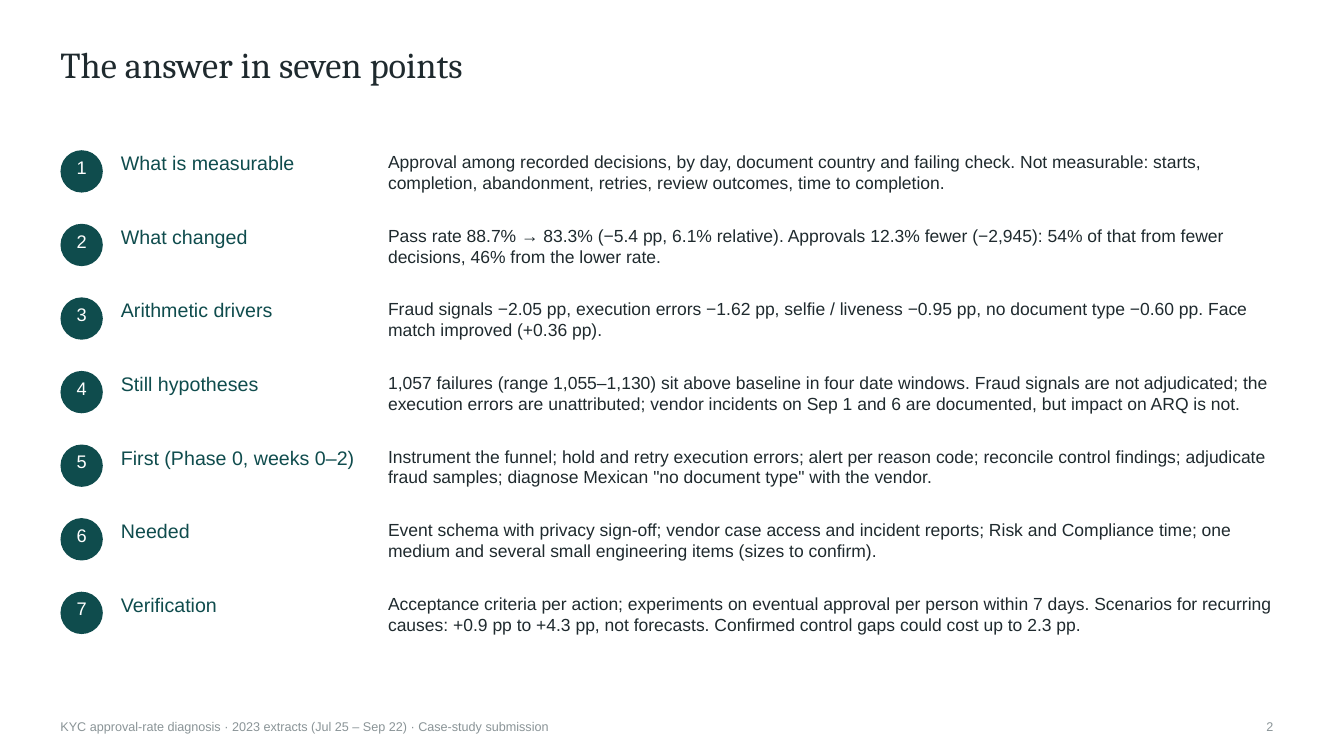
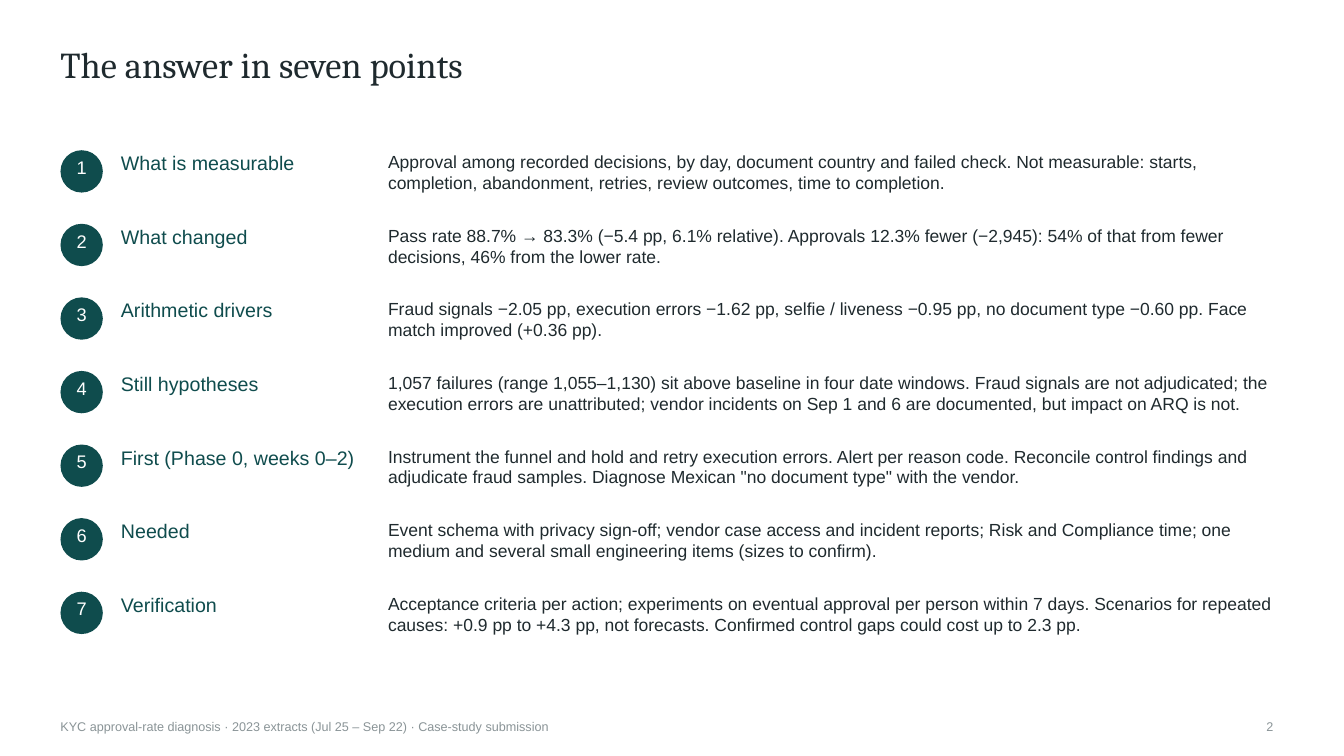
Before and after one commit to prosolkin/arq-kyc, a slide deck: slide 2 of analysis/export/kyc-approval-deck.pptx. Drawn at 1344x756 pixels with LibreOffice and Linux fonts; fonts in the diff are those of the drawing. Boxes give left, top, right and bottom in pixels: in the first picture for what was removed or moved away, otherwise in the second. Text is boxed around its words. In the diff, an @@ line names an element or a change of style, - is before the commit and + after.

```diff
--- a/analysis/export/kyc-approval-deck.pptx
+++ b/analysis/export/kyc-approval-deck.pptx
@@ text at (388, 155, 1197, 193): text changed @@
-Approval among recorded decisions, by day, document country and failing check. Not measurable: starts, completion, abandonment, retries, review outcomes, time to completion.
+Approval among recorded decisions, by day, document country and failed check. Not measurable: starts, completion, abandonment, retries, review outcomes, time to completion.
@@ text at (388, 450, 1247, 487): text changed @@
-Instrument the funnel; hold and retry execution errors; alert per reason code; reconcile control findings; adjudicate fraud samples; diagnose Mexican "no document type" with the vendor.
+Instrument the funnel and hold and retry execution errors. Alert per reason code. Reconcile control findings and adjudicate fraud samples. Diagnose Mexican "no document type" with the vendor.
@@ text at (388, 597, 1271, 635): text changed @@
-Acceptance criteria per action; experiments on eventual approval per person within 7 days. Scenarios for recurring causes: +0.9 pp to +4.3 pp, not forecasts. Confirmed control gaps could cost up to 2.3 pp.
+Acceptance criteria per action; experiments on eventual approval per person within 7 days. Scenarios for repeated causes: +0.9 pp to +4.3 pp, not forecasts. Confirmed control gaps could cost up to 2.3 pp.
```
Also in this commit, not shown: 18 other slides changed, 43 other files.
